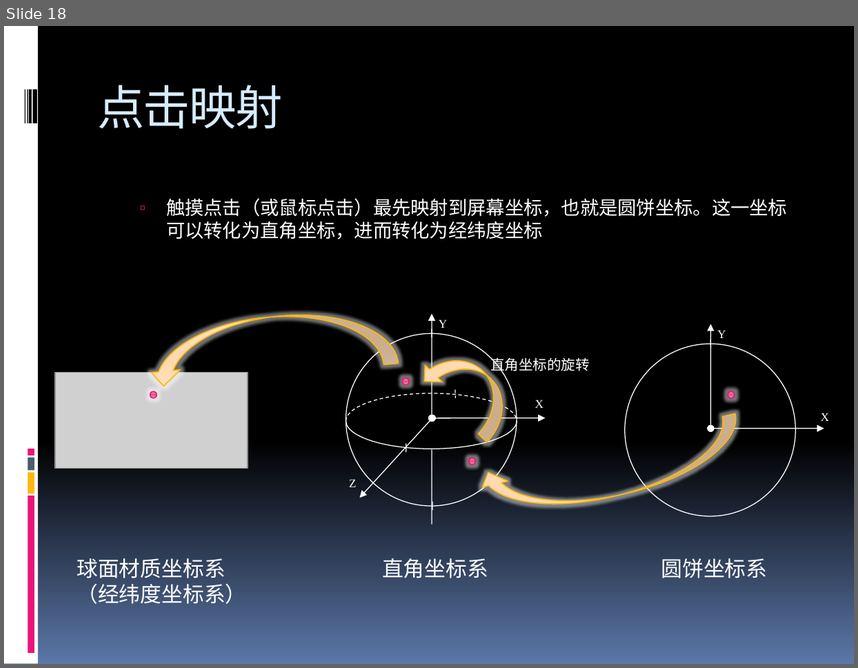
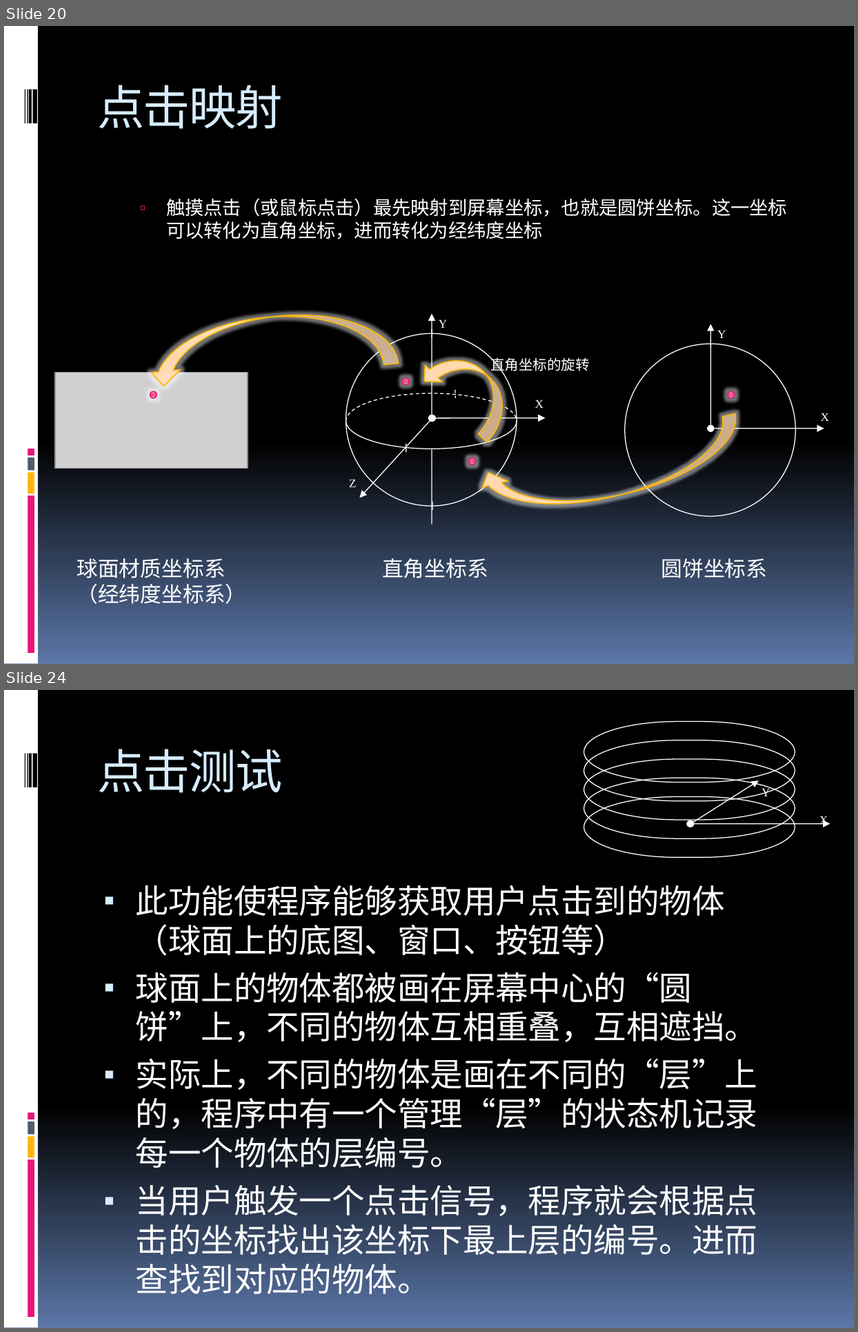
Before and after one commit to vic-w/MyUniverse, a slide deck: Doc/GLBSDK设计文档.pptx. Shown one above the other, each under a label of ours: slide 18 before the commit, slides 20 and 24 after it; the slides between them are not shown. The pictures are 858x668 and 858x1332 pixels, drawn with LibreOffice and Linux fonts; fonts in the diff are those of the drawing; grey boxes stand for pictures. Boxes give left, top, right and bottom in pixels: in the first picture for what was removed or moved away, otherwise in the second. Text is boxed around its words. In the diff, an @@ line names an element or a change of style, - is before the commit and + after.

```diff
--- a/Doc/GLBSDK设计文档.pptx
+++ b/Doc/GLBSDK设计文档.pptx
@@ slide 24 added at (x1=4, y1=690, x2=854, y2=1328), background gradient #000000 to #5B77A8; not listed: 9 template elements that a slide beside it also shows @@
@@ group added at (x1=584, y1=722, x2=831, y2=858): 10 left brackets, 2 texts, 2 double arrows @@
+Y
+X
@@ title added at (x1=97, y1=749, x2=282, y2=793), 40 pt, text #D6ECFF @@
+点击测试
@@ text added at (x1=136, y1=885, x2=757, y2=1294), 27.8 pt, text #FFFFFF @@
+▪ 此功能使程序能够获取用户点击到的物体（球面上的底图、窗口、按钮等）
+▪ 球面上的物体都被画在屏幕中心的“圆饼”上，不同的物体互相重叠，互相遮挡。
+▪ 实际上，不同的物体是画在不同的“层”上的，程序中有一个管理“层”的状态机记录每一个物体的层编号。
+▪ 当用户触发一个点击信号，程序就会根据点击的坐标找出该坐标下最上层的编号。进而查找到对应的物体。
@@ what was slide 18 is now slide 20 @@
```
Also in this commit, not shown: 6 other slides added, 1 slide removed.
